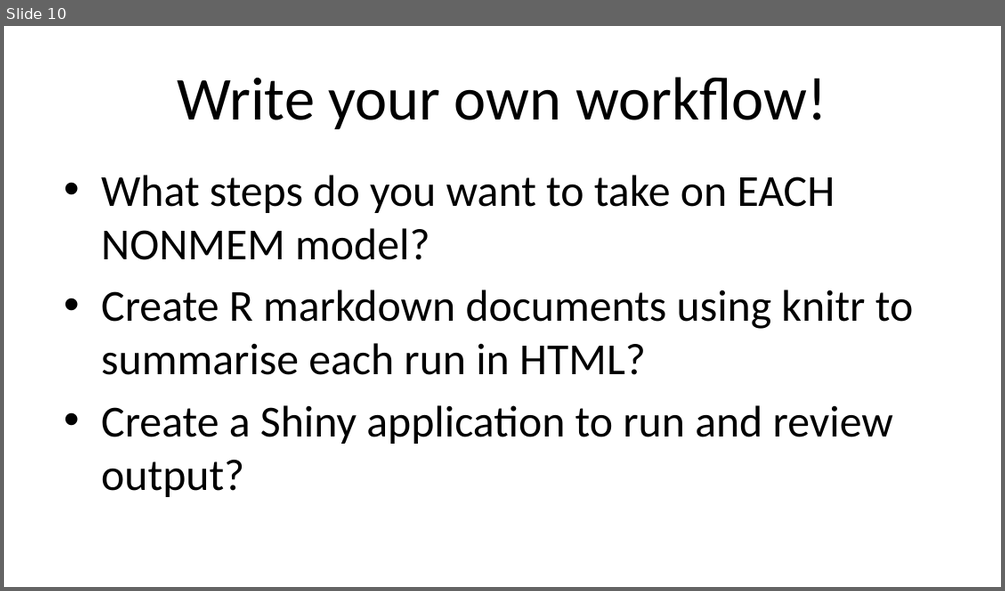
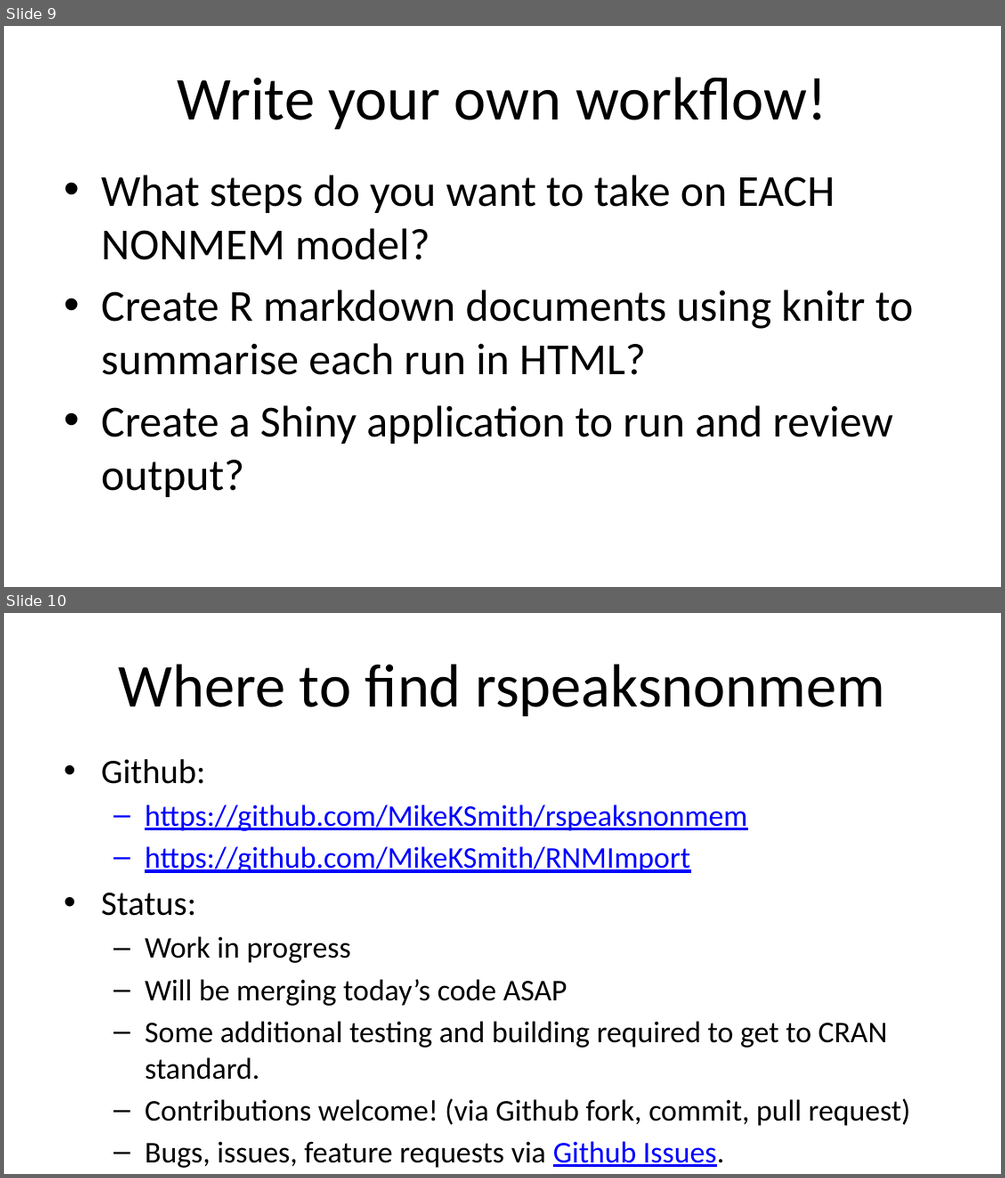
Before and after one commit to MikeKSmith/-no_entry-DEPRECATED-rspeaksnonmem, a slide deck: rspeaksnonmem.pptx. Shown one above the other, each under a label of ours: slide 10 before the commit, slides 9 and 10 after it. The pictures are 1005x591 and 1005x1178 pixels, drawn with LibreOffice and Linux fonts; fonts in the diff are those of the drawing. Boxes give left, top, right and bottom in pixels: in the first picture for what was removed or moved away, otherwise in the second. Text is boxed around its words. In the diff, an @@ line names an element or a change of style, - is before the commit and + after.

```diff
--- a/rspeaksnonmem.pptx
+++ b/rspeaksnonmem.pptx
@@ slide 10 added at (4,613,1001,1174), background #FFFFFF @@
@@ title added at (119,664,885,716), 44 pt, text #000000 @@
+Where to find rspeaksnonmem
@@ text added at (101,759,911,1167), 21.7 pt, text #000000 @@
+• Github:
+  – https://github.com/MikeKSmith/rspeaksnonmem
+  – https://github.com/MikeKSmith/RNMImport
+• Status:
+  – Work in progress
+  – Will be merging today’s code ASAP
+  – Some additional testing and building required to get to CRAN standard.
+  – Contributions welcome! (via Github fork, commit, pull request)
+  – Bugs, issues, feature requests via Github Issues.
@@ what was slide 10 is now slide 9 @@
```
Also in this commit, not shown: 1 slide removed, 4 other files.
